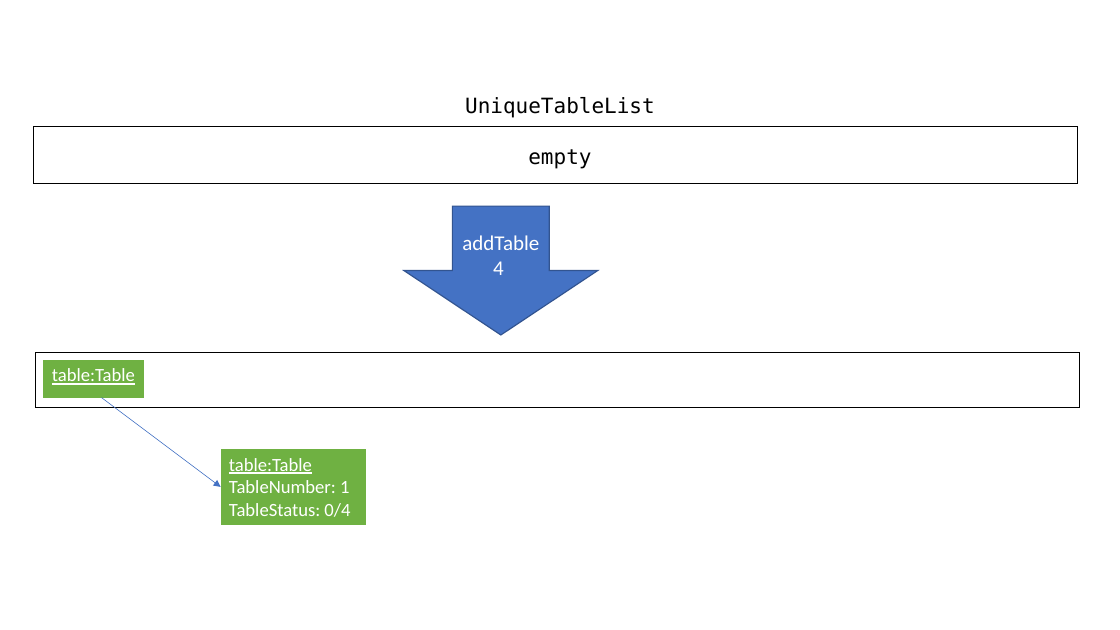
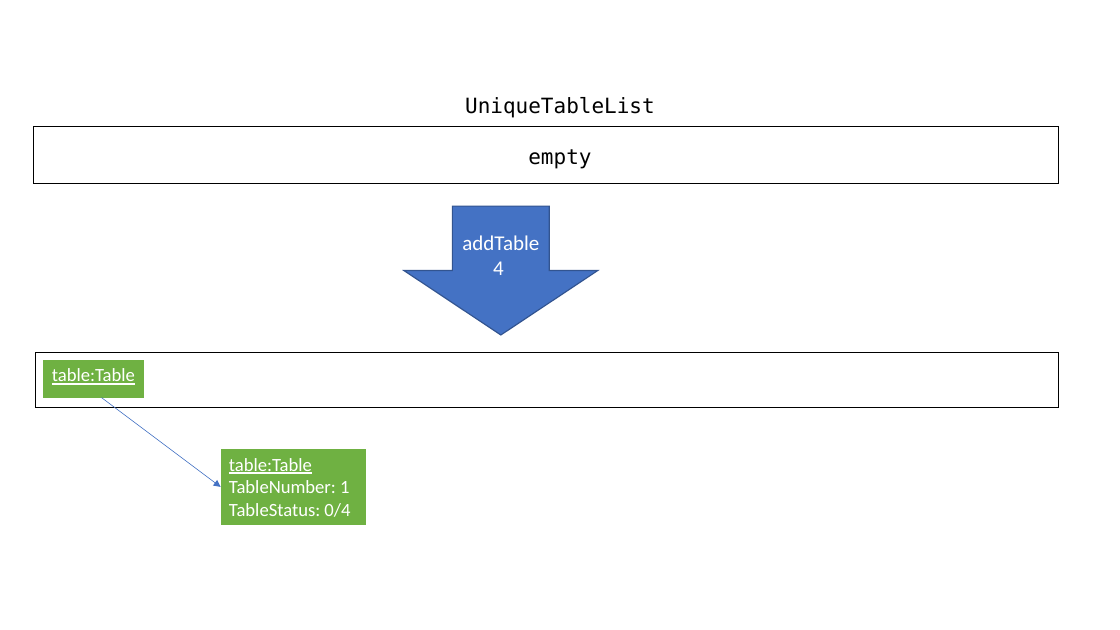
Before and after one commit to nus-cs2103-AY1819S2/addressbook-level4, a slide deck: slide 1 of docs/diagrams/UpdateTableAddTableStateListDiagram.pptx. Drawn at 1120x630 pixels with LibreOffice and Linux fonts; fonts in the diff are those of the drawing. Boxes give left, top, right and bottom in pixels: in the first picture for what was removed or moved away, otherwise in the second. Text is boxed around its words. In the diff, an @@ line names an element or a change of style, - is before the commit and + after.

```diff
--- a/docs/diagrams/UpdateTableAddTableStateListDiagram.pptx
+++ b/docs/diagrams/UpdateTableAddTableStateListDiagram.pptx
@@ rectangle: place and size @@
-rectangle at <box>34,126,1078,183</box>
+rectangle at <box>34,126,1060,183</box>
@@ rectangle: place and size @@
-rectangle at <box>35,353,1080,408</box>
+rectangle at <box>35,353,1059,408</box>
```
Also in this commit, not shown: 6 other files.
